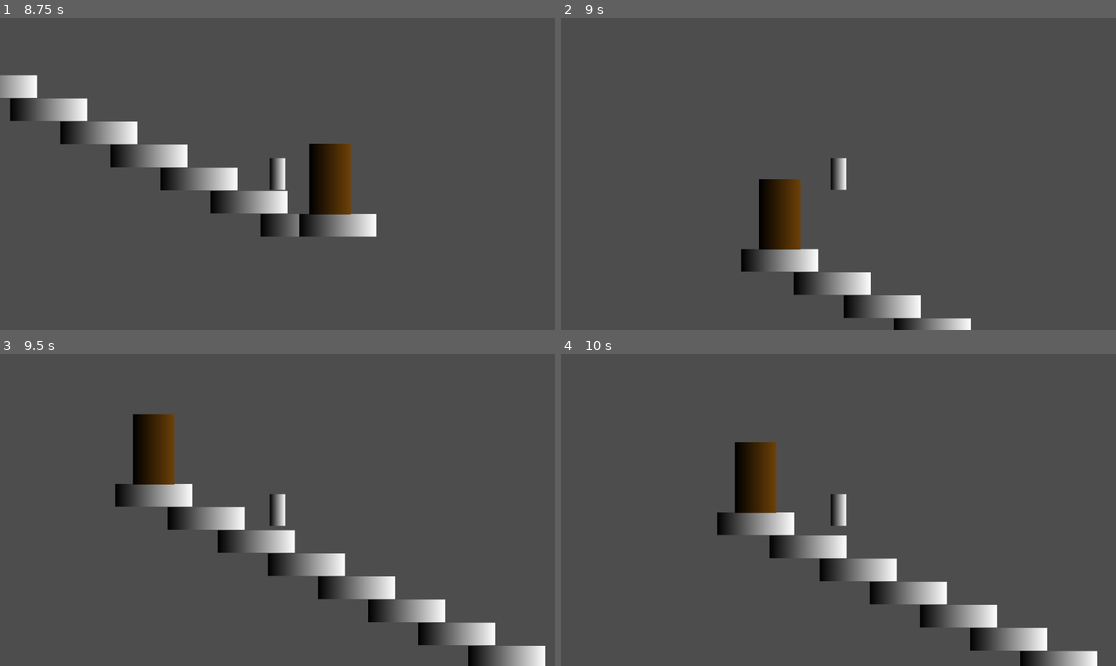
Above: before the commit, frames 1-4 (two rows, left to right).
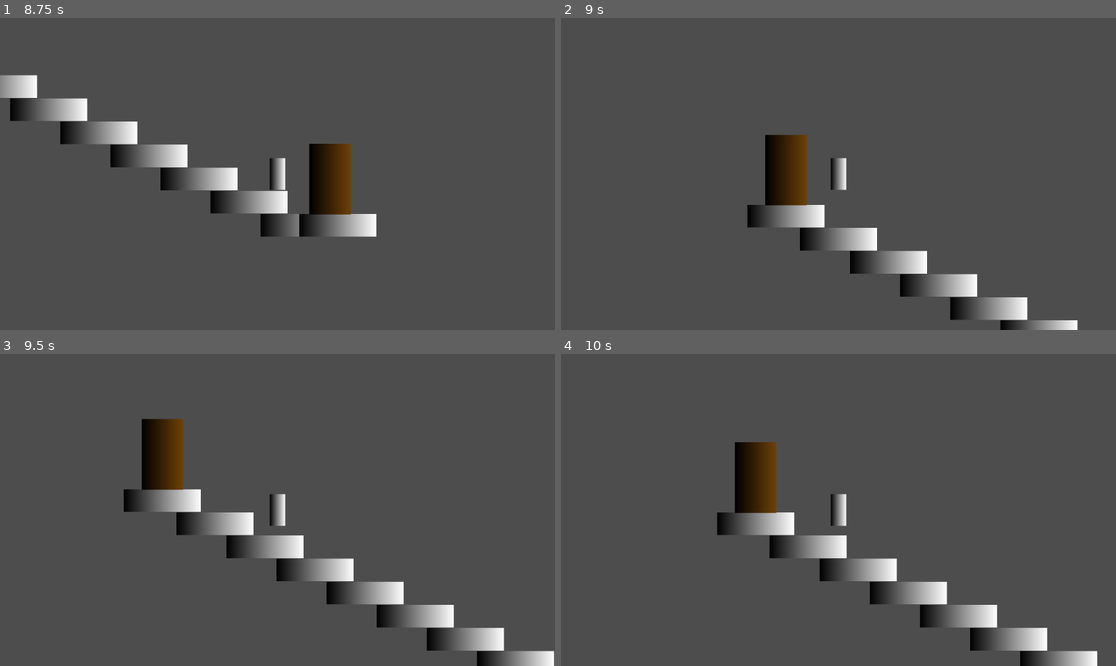
Above: after the commit, the same moments.

Repository: FlorenciaMorelli/godot-teleport
Game: Godot game, scene res://levels/scenes/main_level.tscn
The game is run twice, just before and just after one commit, with the same random seed, the same clock (stepped at 60 frames per second) and the same inputs.
Inputs:
- Up to frame 1 (8.75 s): tap Enter (ui_accept) at 0.5, 0.77, 1.52, 2.75, 3.02, 3.77, 4.52, 6.02, 6.77, 7.52 s; hold Right (ui_right) 0.53-2.03 s; hold Left (ui_left) 2.03-2.78 s; hold Right (ui_right) 2.78-4.28 s; hold Left (ui_left) 4.28-5.03 s; hold Right (ui_right) 5.03-5.78 s; hold Left (ui_left) 5.78-7.28 s; hold Right (ui_right) from 7.28 s (still down)
- Up to frame 2 (9 s): keep holding Right (ui_right)
- Up to frame 3 (9.5 s): keep holding Right (ui_right); tap Enter (ui_accept) at 9.02 s
- Up to frame 4 (10 s): release Right (ui_right) at 9.53 s; hold Left (ui_left) from 9.53 s (still down); tap Enter (ui_accept) at 9.77 s

Frame 1 is identical in both runs. In frame 2, 9.2% of the frame differs, in the area x 32-94%, y 37-100%; in frame 3, 10%, in the area x 20-100%, y 19-100%; in frame 4, less than 0.1%.

Commit message:
Modif door signal, now the player is teleported 100px to the inside of the other door

Diff:
--- a/door/scripts/door.gd
+++ b/door/scripts/door.gd
@@ -1,4 +1,7 @@
 extends Area2D
+
+@export var doorID = 1
+var offset = Vector2(100, 0)
 
 
 # Called when the node enters the scene tree for the first time.
@@ -13,5 +16,9 @@
 
 func _on_body_entered(body: Node2D) -> void:
 	if body is CharacterBody2D :
-		#	Aplica la función addToInventory del body
-		body.position = body.initialPosition
+		if doorID == 1 :
+			var topDoor = get_parent().get_node("TopDoor")
+			body.position = topDoor.position + offset
+		elif doorID == 2 :
+			var bottomDoor = get_parent().get_node("BottomDoor")
+			body.position = bottomDoor.position - offset
--- a/levels/scenes/main_level.tscn
+++ b/levels/scenes/main_level.tscn
@@ -45,8 +45,9 @@
 position = Vector2(632, 160)
 initialPosition = Vector2(300, -100)
 
-[node name="Door" parent="." instance=ExtResource("3_b3dhc")]
+[node name="TopDoor" parent="." instance=ExtResource("3_b3dhc")]
+position = Vector2(187, -8)
+doorID = 2
+
+[node name="BottomDoor" parent="." instance=ExtResource("3_b3dhc")]
 position = Vector2(1192, 424)
-
-[node name="Door2" parent="." instance=ExtResource("3_b3dhc")]
-position = Vector2(187, -8)
